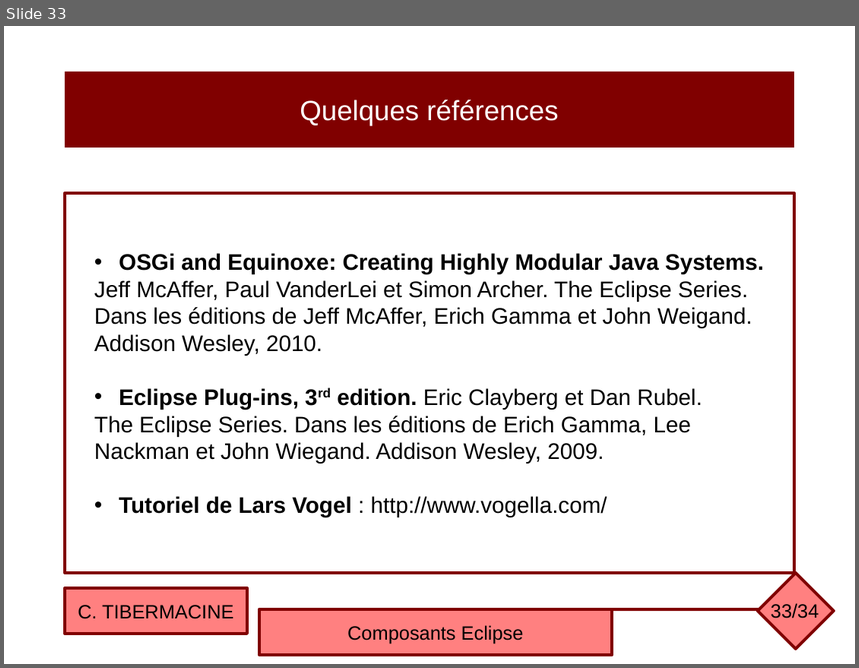
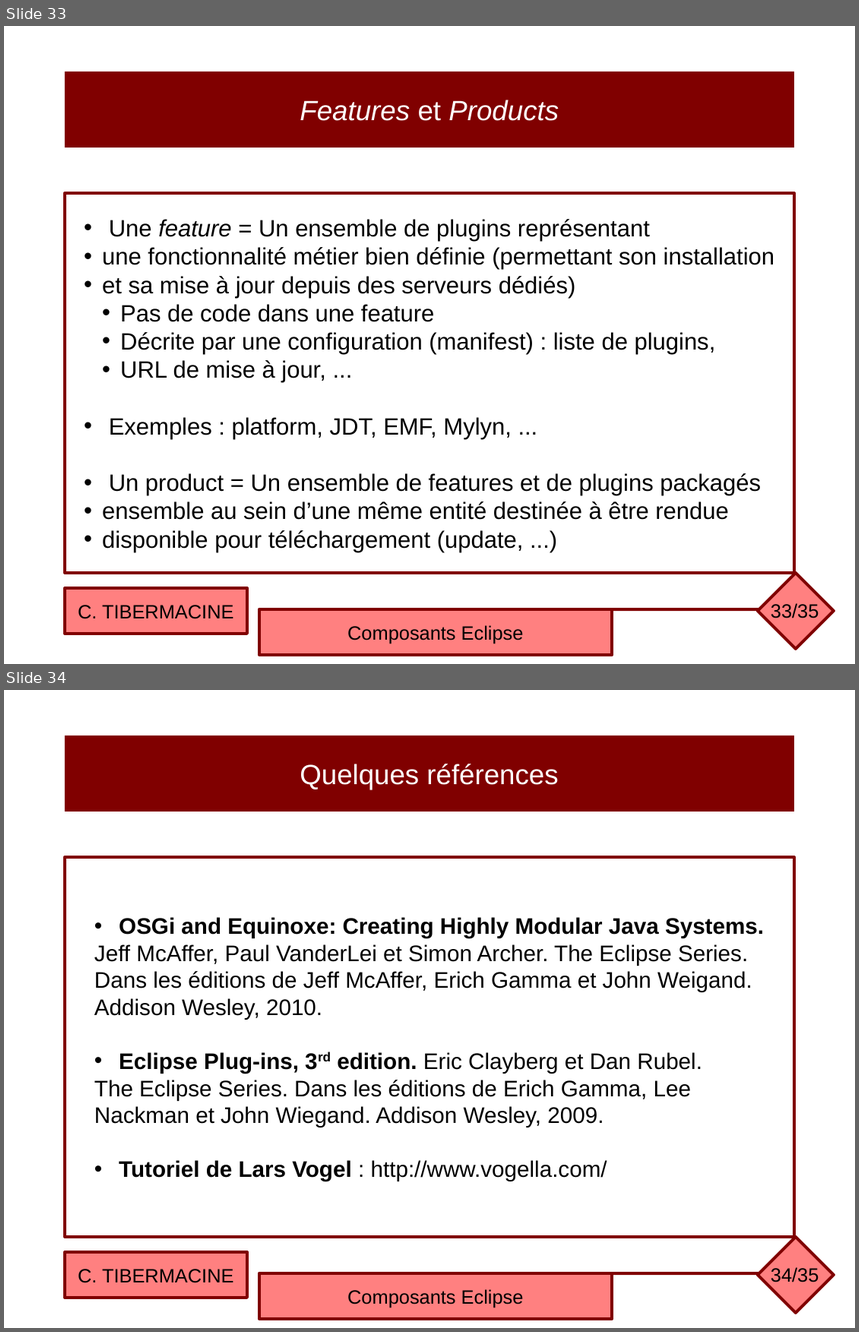
Before and after one commit to ctiber/composants, a slide deck: cours/cours4.odp. Shown one above the other, each under a label of ours: slide 33 before the commit, slides 33 and 34 after it. The pictures are 859x668 and 859x1332 pixels, drawn with LibreOffice and Linux fonts; fonts in the diff are those of the drawing. Boxes give left, top, right and bottom in pixels: in the first picture for what was removed or moved away, otherwise in the second. Text is boxed around its words. In the diff, an @@ line names an element or a change of style, - is before the commit and + after.

Commit message:
Mise à jour des slides du cours OSGi

```diff
--- a/cours/cours4.odp
+++ b/cours/cours4.odp
@@ slide 33 added at (4, 26, 855, 664), background #FFFFFF @@
@@ rectangle added at (65, 72, 795, 148), fill #800000, 26 pt, text #FFFFFF, italic @@
+Features et Products
@@ rectangle added at (65, 194, 795, 574), fill #FFFFFF, outline #800000 2.83 pt, 22 pt, text #000000 @@
+• Une feature = Un ensemble de plugins représentant
+• une fonctionnalité métier bien définie (permettant son installation
+• et sa mise à jour depuis des serveurs dédiés)
+  • Pas de code dans une feature
+  • Décrite par une configuration (manifest) : liste de plugins,
+  • URL de mise à jour, ...
+• Exemples : platform, JDT, EMF, Mylyn, ...
+• Un product = Un ensemble de features et de plugins packagés
+• ensemble au sein d’une même entité destinée à être rendue
+• disponible pour téléchargement (update, ...)
@@ rectangle added at (65, 588, 247, 634), fill #FF8080, outline #800000 2.83 pt, 18 pt, text #000000 @@
+C. TIBERMACINE
@@ diamond added at (758, 574, 834, 649), fill #FF8080, outline #800000 2.83 pt @@
@@ rectangle added at (259, 610, 613, 655), fill #FF8080, outline #800000 2.83 pt, 18 pt, text #000000 @@
+Composants Eclipse
@@ line added from (764, 610) to (566, 610), #800000 2.83 pt @@
@@ page number added at (771, 604, 819, 619), 18 pt, text #000000 @@
+33/35
@@ what was slide 33 is now slide 34 @@
@@ page number at (771, 1268, 819, 1283): text changed @@
-33/34
+34/35
```
Also in this commit, not shown: 11 slides changed, 1 other file.
